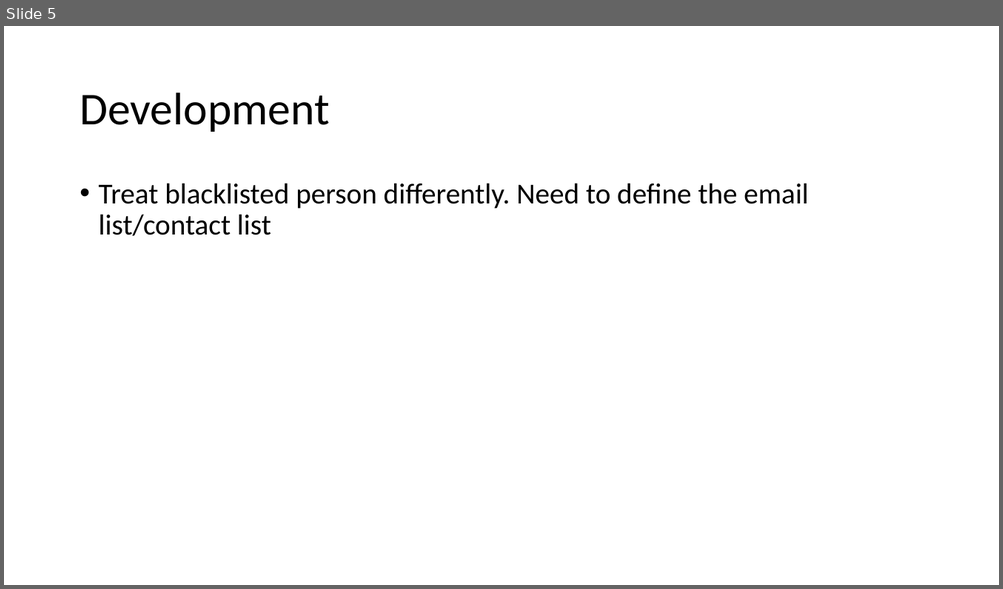
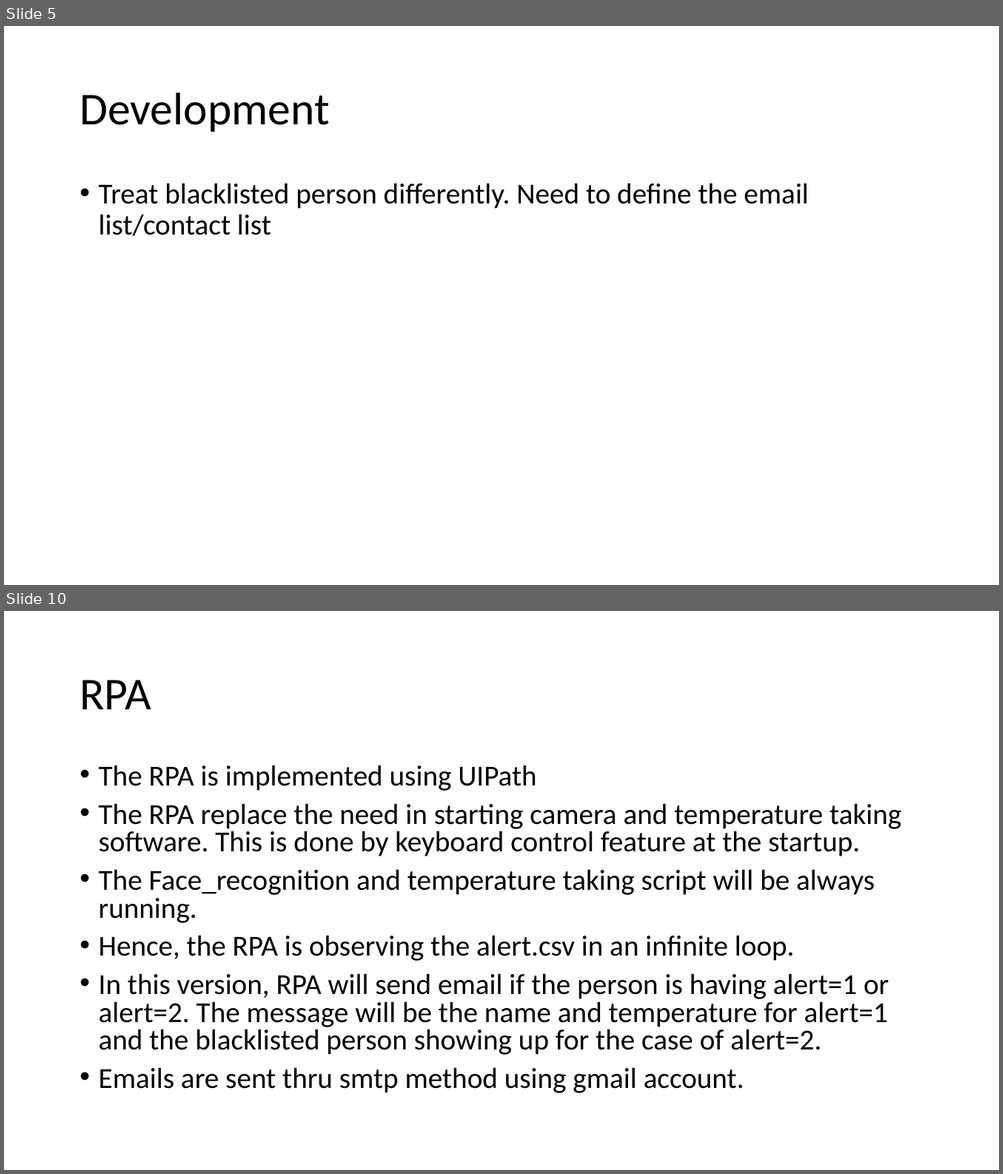
Before and after one commit to optimusium/ipaca, a slide deck: Temperature Screening IPA.pptx. Shown one above the other, each under a label of ours: slide 5 before the commit, slides 5 and 10 after it; the slides between them are not shown. The pictures are 1003x589 and 1003x1174 pixels, drawn with LibreOffice and Linux fonts; fonts in the diff are those of the drawing. Boxes give left, top, right and bottom in pixels: in the first picture for what was removed or moved away, otherwise in the second. Text is boxed around its words. In the diff, an @@ line names an element or a change of style, - is before the commit and + after.

```diff
--- a/Temperature Screening IPA.pptx
+++ b/Temperature Screening IPA.pptx
@@ slide 10 added at [4,611,999,1170], background #FFFFFF @@
@@ title added at [79,680,151,709], 44 pt, text #000000 @@
+RPA
@@ text added at [99,765,901,1093], 28 pt, text #000000 @@
+• The RPA is implemented using UIPath
+• The RPA replace the need in starting camera and temperature taking software. This is done by keyboard control feature at the startup.
+• The Face_recognition and temperature taking script will be always running.
+• Hence, the RPA is observing the alert.csv in an infinite loop.
+• In this version, RPA will send email if the person is having alert=1 or alert=2. The message will be the name and temperature for alert=1 and the blacklisted person showing up for the case of alert=2.
+• Emails are sent thru smtp method using gmail account.
```
Also in this commit, not shown: 4 other slides added.
